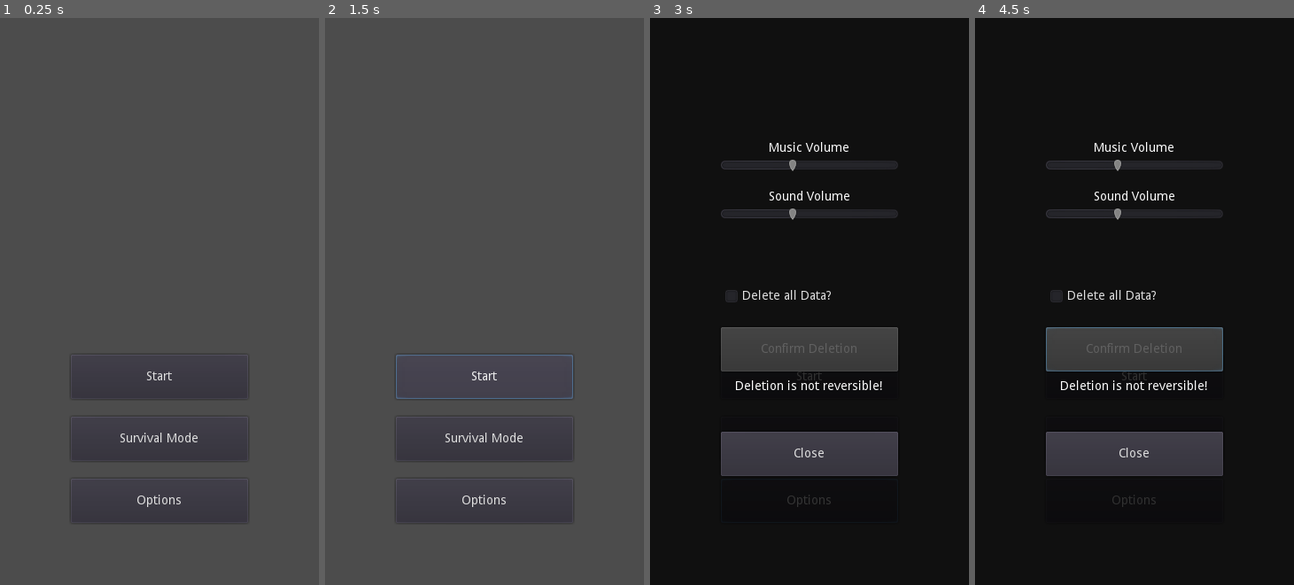
Above: before the commit, frames 1-4 (left to right).
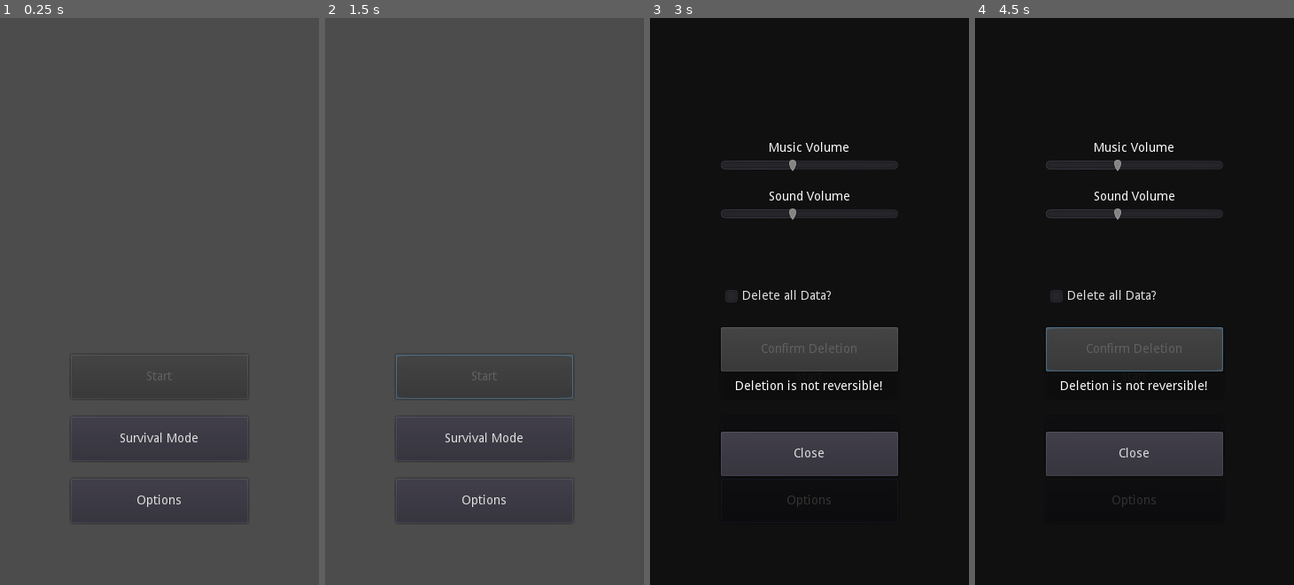
Above: after the commit, the same moments.

Repository: Silver1Miner/14cat
Game: Godot game, scene res://src/Menus/MainMenu.tscn
The game is run twice, just before and just after one commit, with the same random seed, the same clock (stepped at 60 frames per second) and the same inputs. This scene is started directly instead of the project's main scene.
Inputs (mouse positions are in pixels of both pictures, inside the frame that each line leads up to):
- Up to frame 1 (0.25 s): no input
- Up to frame 2 (1.5 s): click "Survival Mode" at 0.5 s; click (484, 375) at 1.25 s, where only the run before the commit has a clickable "Start"
- Up to frame 3 (3 s): click (809, 375) at 2 s, where only the run before the commit has a clickable "Start"; click "Options" at 2.75 s
- Up to frame 4 (4.5 s): move the mouse to (1204, 273) at 3.52 s; hold Right (ui_right) 3.53-4.25 s; click (1204, 273) at 3.67 s; drag from (1070, 329) to (1118, 414) at 4.27 s

The runs differ from the first frame. In frame 1, less than 0.1% of the frame differs, in the area x 46-54%, y 62-64%; in frame 2, less than 0.1%, in the area x 45-54%, y 62-64%; in frame 3, less than 0.1%; in frame 4, less than 0.1%.
Error after the commit: Attempt to call function 'go_to_scene' in base 'null instance' on a null instance. (res://src/Menus/MainMenu.gd:15)

Commit message:
loading screen

Diff:
--- a/src/Game.gd
+++ b/src/Game.gd
@@ -1,4 +1,48 @@
 extends Node
 
+var loader
+var wait_frames
+var time_max = 100 #msec
+onready var current_scene = $MainMenu
+
 func _ready() -> void:
-	pass
+	$Loading.visible = false
+
+func go_to_scene(path) -> void:
+	loader = ResourceLoader.load_interactive(path)
+	if loader == null:
+		push_error("no scene to load")
+		return
+	set_process(true)
+	current_scene.queue_free()
+	wait_frames = 1
+
+func _process(_delta: float) -> void:
+	if loader == null:
+		$Loading.visible = false
+		set_process(false)
+		return
+	if wait_frames > 0:
+		wait_frames -= 1
+		return
+	var t = OS.get_ticks_msec()
+	while OS.get_ticks_msec() < t + time_max:
+		var err = loader.poll()
+		if err == ERR_FILE_EOF:
+			var resource = loader.get_resource()
+			loader = null
+			set_new_scene(resource)
+			break
+		elif err == OK:
+			update_progress()
+		else:
+			push_error("loading fail")
+			loader = null
+			break
+
+func update_progress() -> void:
+	$Loading.visible = true
+
+func set_new_scene(scene_resource) -> void:
+	current_scene = scene_resource.instance()
+	add_child(current_scene)
--- a/src/Game.tscn
+++ b/src/Game.tscn
@@ -1,9 +1,76 @@
-[gd_scene load_steps=3 format=2]
+[gd_scene load_steps=13 format=2]
 
 [ext_resource path="res://src/Menus/MainMenu.tscn" type="PackedScene" id=1]
 [ext_resource path="res://src/Game.gd" type="Script" id=2]
+[ext_resource path="res://assets/GUI/clock.png" type="Texture" id=3]
+
+[sub_resource type="AtlasTexture" id=1]
+atlas = ExtResource( 3 )
+region = Rect2( 0, 0, 16, 16 )
+
+[sub_resource type="AtlasTexture" id=2]
+atlas = ExtResource( 3 )
+region = Rect2( 16, 0, 16, 16 )
+
+[sub_resource type="AtlasTexture" id=3]
+atlas = ExtResource( 3 )
+region = Rect2( 32, 0, 16, 16 )
+
+[sub_resource type="AtlasTexture" id=4]
+atlas = ExtResource( 3 )
+region = Rect2( 48, 0, 16, 16 )
+
+[sub_resource type="AtlasTexture" id=5]
+atlas = ExtResource( 3 )
+region = Rect2( 64, 0, 16, 16 )
+
+[sub_resource type="AtlasTexture" id=6]
+atlas = ExtResource( 3 )
+region = Rect2( 80, 0, 16, 16 )
+
+[sub_resource type="AtlasTexture" id=7]
+atlas = ExtResource( 3 )
+region = Rect2( 96, 0, 16, 16 )
+
+[sub_resource type="AtlasTexture" id=8]
+atlas = ExtResource( 3 )
+region = Rect2( 112, 0, 16, 16 )
+
+[sub_resource type="SpriteFrames" id=9]
+animations = [ {
+"frames": [ SubResource( 1 ), SubResource( 2 ), SubResource( 3 ), SubResource( 4 ), SubResource( 5 ), SubResource( 6 ), SubResource( 7 ), SubResource( 8 ) ],
+"loop": true,
+"name": "default",
+"speed": 1.0
+} ]
 
 [node name="Game" type="Node"]
 script = ExtResource( 2 )
 
 [node name="MainMenu" parent="." instance=ExtResource( 1 )]
+
+[node name="Loading" type="ColorRect" parent="."]
+visible = false
+anchor_right = 1.0
+anchor_bottom = 1.0
+color = Color( 0, 0, 0, 1 )
+
+[node name="AnimatedSprite" type="AnimatedSprite" parent="Loading"]
+position = Vector2( 185, 217 )
+scale = Vector2( 5, 5 )
+frames = SubResource( 9 )
+frame = 6
+playing = true
+
+[node name="Label" type="Label" parent="Loading"]
+anchor_left = 0.5
+anchor_top = 0.5
+anchor_right = 0.5
+anchor_bottom = 0.5
+margin_left = -31.0
+margin_top = -7.0
+margin_right = 31.0
+margin_bottom = 7.0
+text = "LOADING"
+
+[node name="AnimationPlayer" type="AnimationPlayer" parent="Loading"]
--- a/src/Menus/MainMenu.gd
+++ b/src/Menus/MainMenu.gd
@@ -1,4 +1,6 @@
 extends Control
+
+onready var Game = get_tree().get_root().get_node("Game")
 
 func _ready() -> void:
 	$SettingsMenu.visible = false
@@ -8,3 +10,6 @@
 
 func _on_Options_pressed() -> void:
 	$SettingsMenu.visible = true
+
+func _on_Survival_pressed() -> void:
+	Game.go_to_scene("res://src/World/World.tscn")
--- a/src/Menus/MainMenu.tscn
+++ b/src/Menus/MainMenu.tscn
@@ -26,6 +26,7 @@
 margin_right = 200.0
 margin_bottom = 50.0
 rect_min_size = Vector2( 200, 50 )
+disabled = true
 text = "Start"
 
 [node name="Survival" type="Button" parent="Options"]
@@ -51,4 +52,5 @@
 [node name="SettingsMenu" parent="." instance=ExtResource( 1 )]
 visible = false
 
+[connection signal="pressed" from="Options/Survival" to="." method="_on_Survival_pressed"]
 [connection signal="pressed" from="Options/Options" to="." method="_on_Options_pressed"]
